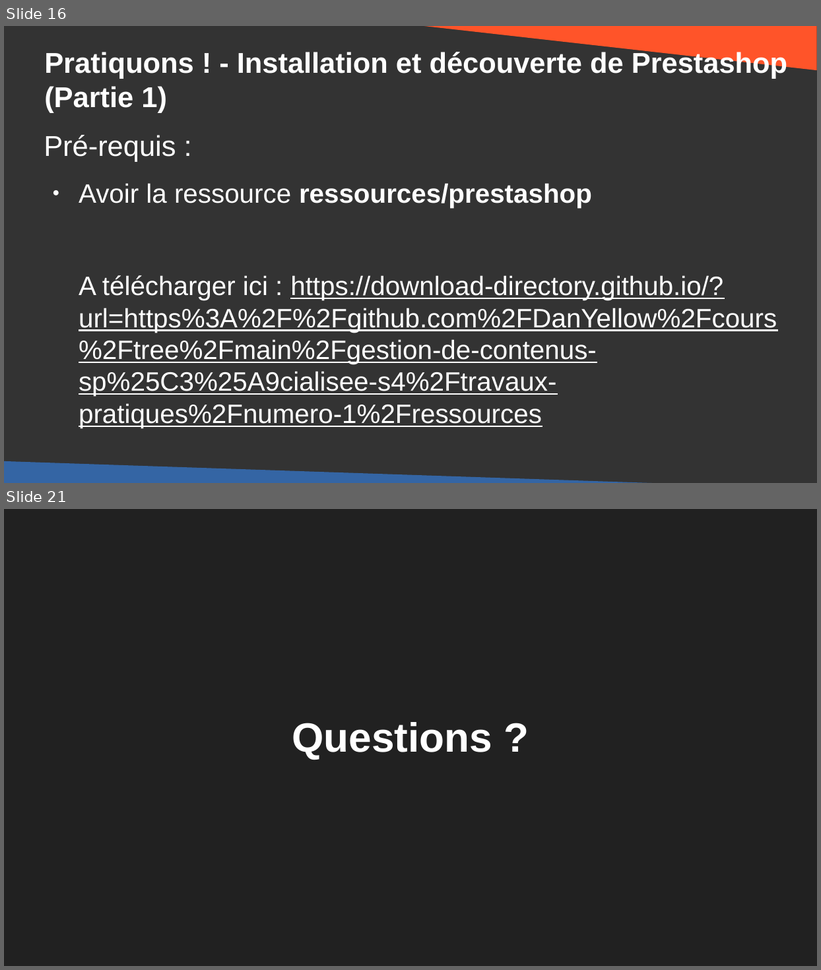
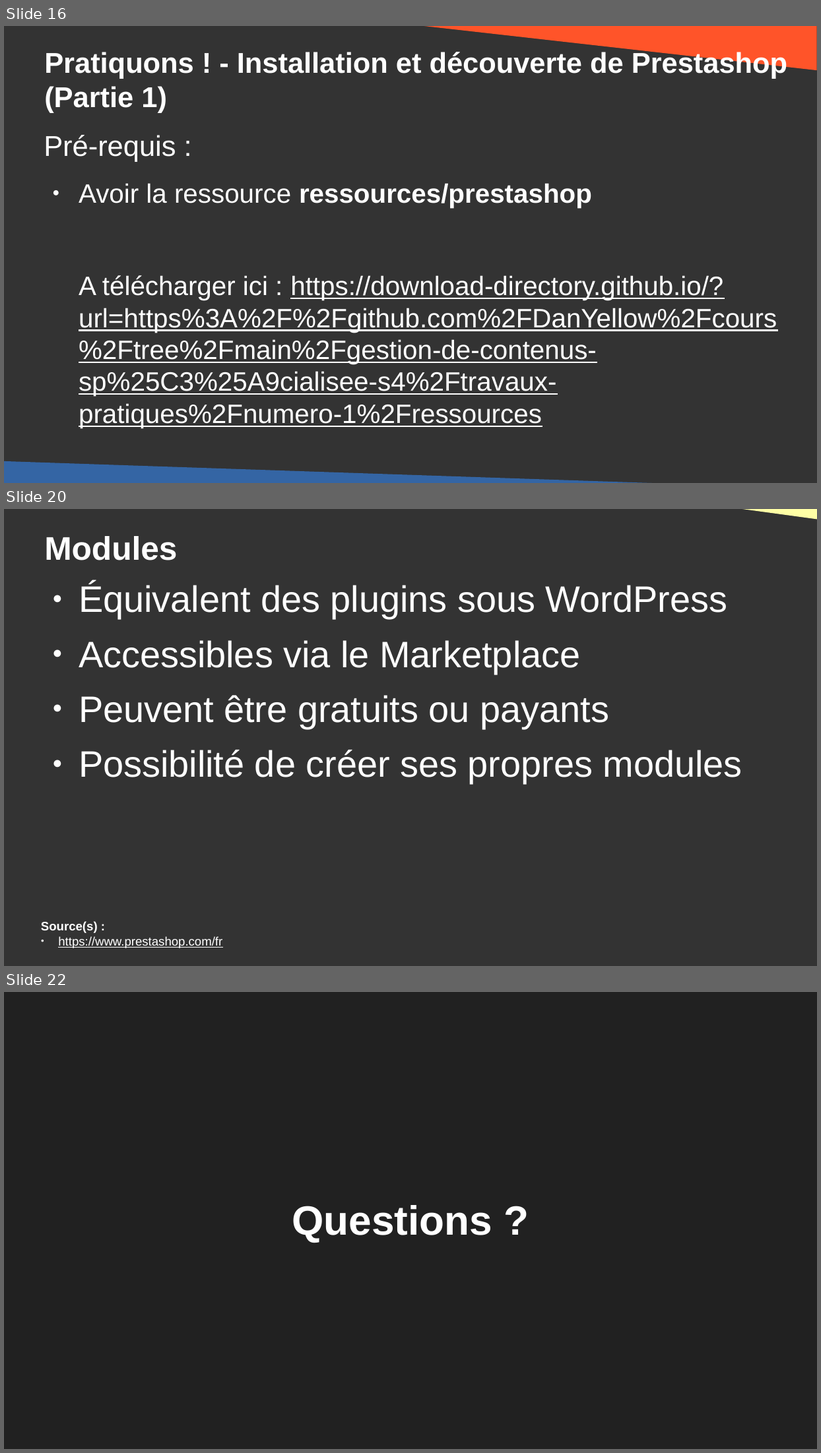
Before and after one commit to DanYellow/cours, a slide deck: gestion-de-contenus-specialisee-s4/travaux-pratiques/numero-1/presentation.odp. Shown one above the other, each under a label of ours: slides 16 and 21 before the commit, slides 16, 20 and 22 after it; the slides between them are not shown. The pictures are 821x970 and 821x1453 pixels, drawn with LibreOffice and Linux fonts; fonts in the diff are those of the drawing. Boxes give left, top, right and bottom in pixels: in the first picture for what was removed or moved away, otherwise in the second. Text is boxed around its words. In the diff, an @@ line names an element or a change of style, - is before the commit and + after.

Commit message:
Update Prestashop

```diff
--- a/gestion-de-contenus-specialisee-s4/travaux-pratiques/numero-1/presentation.odp
+++ b/gestion-de-contenus-specialisee-s4/travaux-pratiques/numero-1/presentation.odp
@@ slide 20 added at (4,509,817,966), background #333333 @@
@@ right triangle added at (658,509,817,524), fill #FFFFA6 @@
@@ title added at (44,536,177,560), 32 pt, text #FFFFFF, bold @@
+Modules
@@ text added at (79,583,743,784), 36 pt, text #FFFFFF @@
+● Équivalent des plugins sous WordPress
+● Accessibles via le Marketplace
+● Peuvent être gratuits ou payants
+● Possibilité de créer ses propres modules
@@ text added at (41,921,222,949), 12 pt, text #FFFFFF, underline @@
+Source(s) :
+● https://www.prestashop.com/fr
@@ what was slide 21 is now slide 22 @@
```
Also in this commit, not shown: 8 slides changed, 1 other slide added, 1 slide removed, 4 other files.
